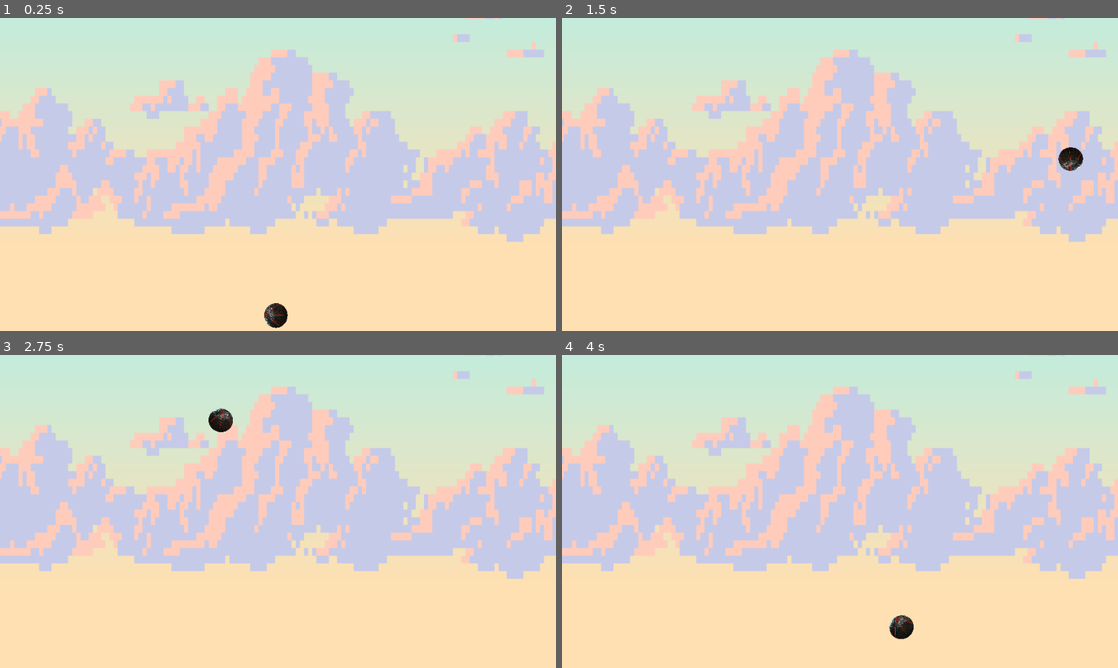
Above: before the commit, frames 1-4 (two rows, left to right).
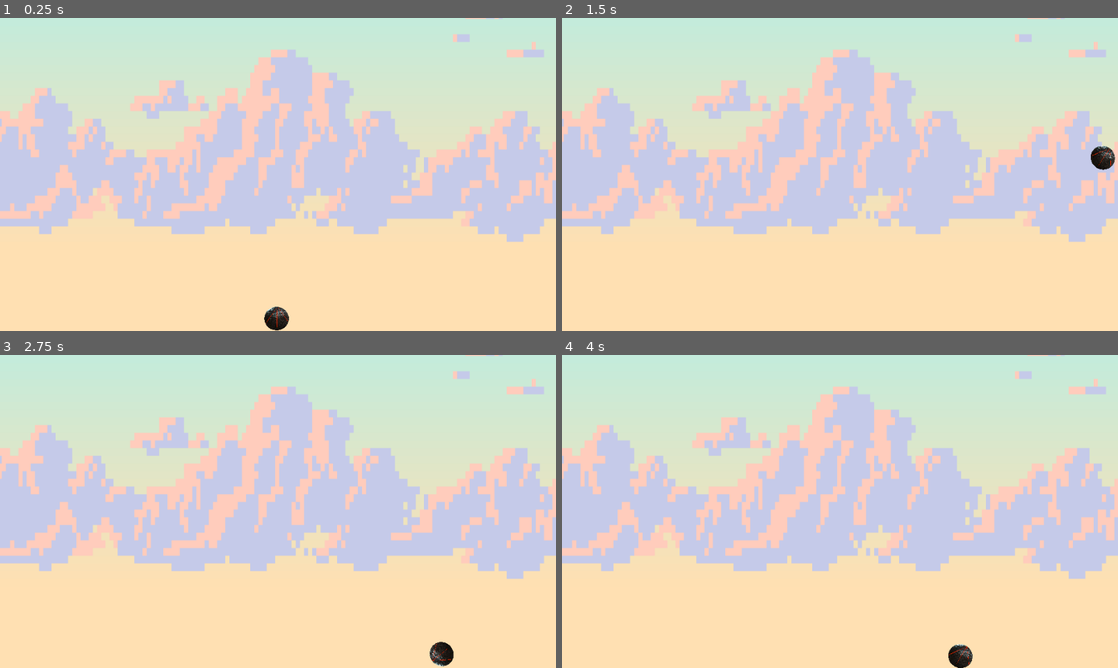
Above: after the commit, the same moments.

Repository: terebigeemu/utsjam
Game: Godot game, scene res://main.tscn
The game is run twice, just before and just after one commit, with the same random seed, the same clock (stepped at 60 frames per second) and the same inputs.
Inputs (mouse positions are in pixels of both pictures, inside the frame that each line leads up to):
- Up to frame 1 (0.25 s): no input
- Up to frame 2 (1.5 s): tap Enter at 0.5 s; move the mouse to (962, 158) at 0.52 s; click (962, 158) at 0.6 s; move the mouse to (728, 190) at 1.27 s; click (728, 190) at 1.35 s
- Up to frame 3 (2.75 s): move the mouse to (333, 442) at 2.02 s; click (333, 442) at 2.1 s
- Up to frame 4 (4 s): move the mouse to (812, 574) at 2.77 s; click (812, 574) at 2.85 s; move the mouse to (1006, 558) at 3.52 s; click (1006, 558) at 3.6 s

The runs differ from the first frame. In frame 1, 0.2% of the frame differs, in the area x 47-52%, y 91-100%; in frame 2, 0.5%; in frame 3, 0.5%; in frame 4, 0.5%, in the area x 58-74%, y 83-100%.

Commit message:
fisiks

Diff:
--- a/ballsprite.gd
+++ /dev/null
@@ -1,8 +0,0 @@
-extends Sprite2D
-
-# written by adrian
-
-# Called every frame. 'delta' is the elapsed time since the previous frame.
-func _process(delta: float) -> void:
-	if Globals.in_motion == false:
-		look_at(get_global_mouse_position())
--- a/globals.gd
+++ /dev/null
@@ -1,12 +0,0 @@
-extends Node2D
-
-# top tier code ftw
-# written by adrian
-
-var in_motion: bool = false
-
-func _on_ground_exited(area: Area2D) -> void:
-	in_motion = true
-
-func _on_ground_entered(area: Area2D) -> void:
-	in_motion = false
--- a/ground_area2d.gd
+++ /dev/null
@@ -1,11 +0,0 @@
-extends Area2D
-
-
-# Called when the node enters the scene tree for the first time.
-func _ready() -> void:
-	pass # Replace with function body.
-
-
-# Called every frame. 'delta' is the elapsed time since the previous frame.
-func _process(delta: float) -> void:
-	pass
--- a/main.tscn
+++ b/main.tscn
@@ -1,17 +1,26 @@
 [gd_scene format=3 uid="uid://bp5n2hn8cepcm"]
 
 [ext_resource type="Texture2D" uid="uid://b1wpcnfxd63w3" path="res://assets/SkyPlaceholder.png" id="1_ig7tw"]
-[ext_resource type="Script" uid="uid://dnydbaa4kffsf" path="res://globals.gd" id="1_lquwl"]
-[ext_resource type="Script" uid="uid://cim3sjeowg583" path="res://ball.gd" id="2_h2yge"]
+[ext_resource type="Script" uid="uid://dnydbaa4kffsf" path="res://scripts/globals.gd" id="1_lquwl"]
+[ext_resource type="Script" uid="uid://cim3sjeowg583" path="res://scripts/ball.gd" id="2_h2yge"]
 [ext_resource type="Texture2D" uid="uid://os3agvkoylkn" path="res://assets/CannonBallPlaceHolder.png" id="3_1bvp3"]
-[ext_resource type="Script" uid="uid://w5qdy5i8psf7" path="res://ballsprite.gd" id="4_1bvp3"]
-[ext_resource type="Script" uid="uid://cm5pn2eh0k4nn" path="res://ground_area2d.gd" id="6_7mycd"]
+
+[sub_resource type="PhysicsMaterial" id="PhysicsMaterial_lquwl"]
+rough = true
 
 [sub_resource type="CircleShape2D" id="CircleShape2D_u8bke"]
 radius = 21.204441
 
+[sub_resource type="PhysicsMaterial" id="PhysicsMaterial_7mycd"]
+friction = 0.75
+bounce = 0.3
+
 [sub_resource type="RectangleShape2D" id="RectangleShape2D_w7tit"]
 size = Vector2(973.5, 32)
+
+[sub_resource type="PhysicsMaterial" id="PhysicsMaterial_5vw27"]
+friction = 0.75
+bounce = 0.3
 
 [node name="Main" type="Node2D" unique_id=790340846]
 script = ExtResource("1_lquwl")
@@ -22,28 +31,68 @@
 texture = ExtResource("1_ig7tw")
 
 [node name="Ball" type="RigidBody2D" parent="." unique_id=1336735528]
-position = Vector2(476, 511)
+position = Vector2(477, 511)
+physics_material_override = SubResource("PhysicsMaterial_lquwl")
+contact_monitor = true
+max_contacts_reported = 1
+angular_damp = 0.5
 script = ExtResource("2_h2yge")
 
 [node name="Sprite2D" type="Sprite2D" parent="Ball" unique_id=1380613389]
 position = Vector2(0.308815, 0.33576965)
+rotation = 1.5611644
 scale = Vector2(0.06486698, 0.064866975)
 texture = ExtResource("3_1bvp3")
-script = ExtResource("4_1bvp3")
 
 [node name="CollisionShape2D" type="CollisionShape2D" parent="Ball" unique_id=1053654649]
 position = Vector2(0.7304535, -0.08729553)
 shape = SubResource("CircleShape2D_u8bke")
 
-[node name="Area2D" type="Area2D" parent="." unique_id=1848138552]
-script = ExtResource("6_7mycd")
+[node name="GroundArea" type="Area2D" parent="." unique_id=1848138552]
+position = Vector2(0, 6)
 
-[node name="Ground" type="StaticBody2D" parent="Area2D" unique_id=1567297592]
+[node name="GroundStaticBody" type="StaticBody2D" parent="GroundArea" unique_id=1567297592]
+physics_material_override = SubResource("PhysicsMaterial_7mycd")
 
-[node name="CollisionShape2D" type="CollisionShape2D" parent="Area2D/Ground" unique_id=531042070]
+[node name="CollisionShape2D" type="CollisionShape2D" parent="GroundArea/GroundStaticBody" unique_id=531042070]
 position = Vector2(476, 550)
 scale = Vector2(1.0800074, 1)
 shape = SubResource("RectangleShape2D_w7tit")
 
-[connection signal="area_entered" from="Area2D" to="." method="_on_ground_entered"]
-[connection signal="area_exited" from="Area2D" to="." method="_on_ground_exited"]
+[node name="CelingArea" type="Area2D" parent="." unique_id=1181956362]
+position = Vector2(-53, -562)
+scale = Vector2(1.1369987, 0.9965369)
+
+[node name="CeilingStaticBody" type="StaticBody2D" parent="CelingArea" unique_id=361955306]
+physics_material_override = SubResource("PhysicsMaterial_7mycd")
+
+[node name="CollisionShape2D" type="CollisionShape2D" parent="CelingArea/CeilingStaticBody" unique_id=1001776231]
+position = Vector2(476, 550)
+scale = Vector2(1.0800074, 1)
+shape = SubResource("RectangleShape2D_w7tit")
+
+[node name="LeftWall" type="Area2D" parent="." unique_id=175998779]
+position = Vector2(-566, 587)
+rotation = -1.5721853
+scale = Vector2(0.7191182, 1.0001633)
+
+[node name="LeftWallStaticBody" type="StaticBody2D" parent="LeftWall" unique_id=1417713469]
+physics_material_override = SubResource("PhysicsMaterial_5vw27")
+
+[node name="CollisionShape2D" type="CollisionShape2D" parent="LeftWall/LeftWallStaticBody" unique_id=585325422]
+position = Vector2(476, 550)
+scale = Vector2(1.0800074, 1)
+shape = SubResource("RectangleShape2D_w7tit")
+
+[node name="RightWall" type="Area2D" parent="." unique_id=449351663]
+position = Vector2(500, 673.00006)
+rotation = -1.5721853
+scale = Vector2(0.8764913, 0.86522204)
+
+[node name="RightWallStaticBody" type="StaticBody2D" parent="RightWall" unique_id=1647062110]
+physics_material_override = SubResource("PhysicsMaterial_7mycd")
+
+[node name="CollisionShape2D" type="CollisionShape2D" parent="RightWall/RightWallStaticBody" unique_id=1491993605]
+position = Vector2(476, 550)
+scale = Vector2(1.0800074, 1)
+shape = SubResource("RectangleShape2D_w7tit")
--- a/ball.gd
+++ b/scripts/ball.gd
@@ -3,6 +3,7 @@
 # written by adrian
 
 @export var jump_impulse := 1000.0
+@export var movement_threshold := 700
 
 func _input(event: InputEvent) -> void:
 
@@ -13,4 +14,13 @@
 
 # Called every frame. 'delta' is the elapsed time since the previous frame.
 func _process(delta: float) -> void:
-	pass
+
+	if Globals.in_motion == false:
+		look_at(get_global_mouse_position())
+
+	if (linear_velocity.length_squared() > movement_threshold) or (angular_velocity > movement_threshold):
+		Globals.in_motion = true
+		print("true")
+	else:
+		Globals.in_motion = false
+		print("false")
--- /dev/null
+++ b/scripts/globals.gd
@@ -0,0 +1,6 @@
+extends Node2D
+
+# top tier code ftw
+# written by adrian
+
+var in_motion: bool = false
Not shown, added: assets/testing multi channel.wav.import
Not shown, removed: ballsprite.gd.uid
Not shown, removed: ground_area2d.gd.uid
Renamed: ball.gd.uid -> scripts/ball.gd.uid
Renamed: globals.gd.uid -> scripts/globals.gd.uid
